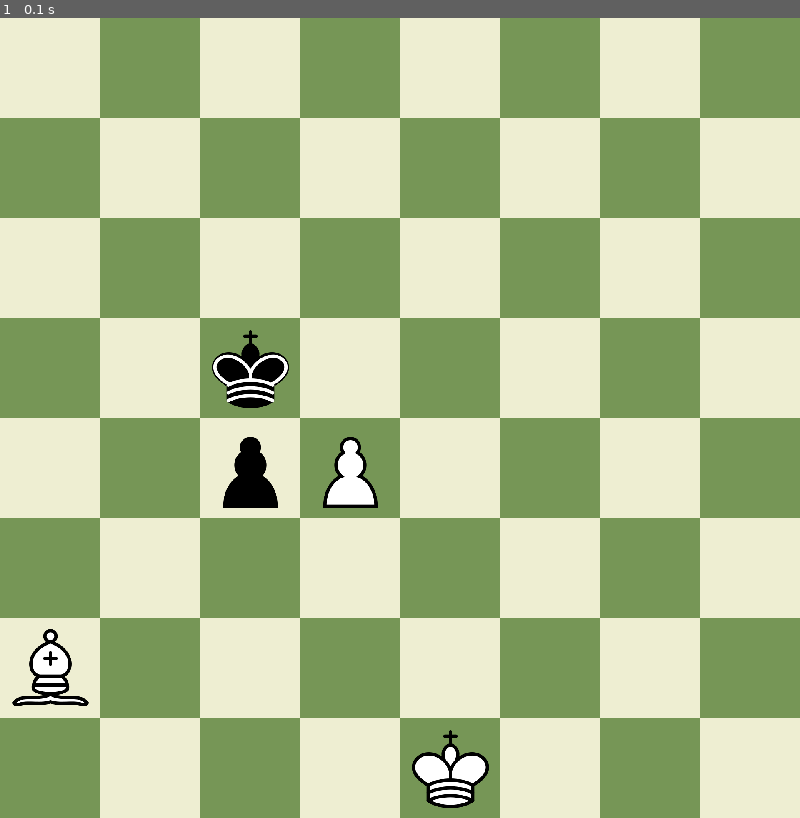
Above: before the commit, frame 1.
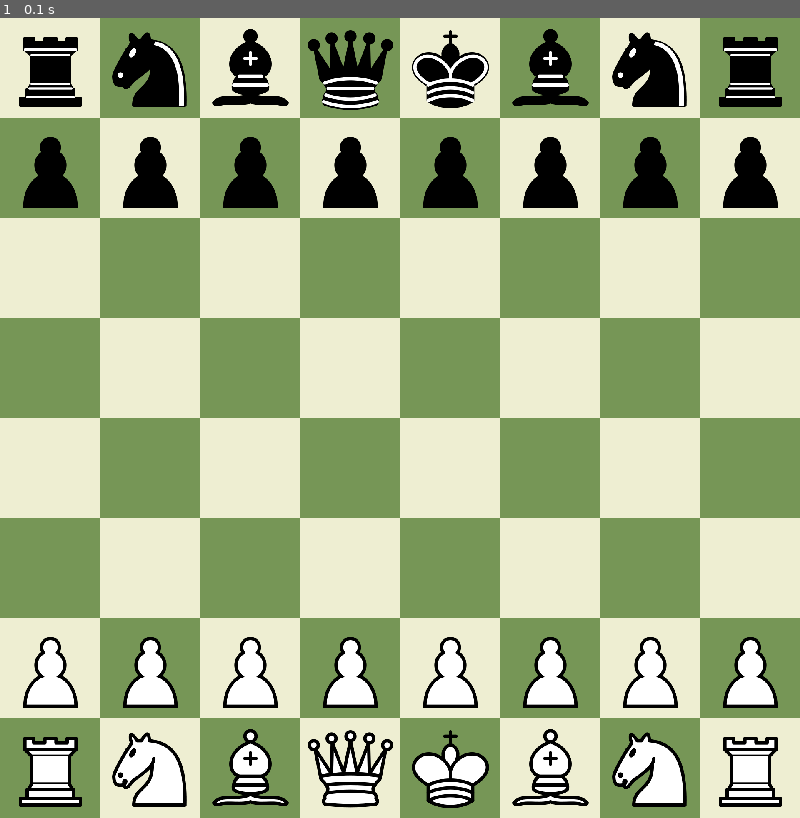
Above: after the commit, the same moment.

Repository: sunton95/Chess_Fun
Game: pygame game, started from board.py
Two runs of this game, one before a commit and one after it. Both use one fixed random seed, a clock stepped at 60 frames per second and the inputs below.
Inputs:
- Up to frame 1 (0.1 s): no input

The runs differ from the first frame. In frame 1, 15% of the frame differs, in the area x 1-98%, y 1-99%.

Commit message:
En passant implemneted

Diff:
--- a/board.py
+++ b/board.py
@@ -32,12 +32,12 @@
     def board_setup(self, FEN_string, images):
         pieces_on_board, side_to_move, casteling_ability, enpassant_target, half_clock, full_clock = FEN_string.split(' ')
 
-        if(enpassant_target != '-'):
-            Pawn.en_passant_target = Position.chess_notation_to_cord(enpassant_target)
-
         self.initialize_casteling(casteling_ability)
         self.initialize_move_number(side_to_move, half_clock, full_clock)
         self.initilize_pieces(images, pieces_on_board)
+
+        if(enpassant_target != '-'):
+            Pawn.en_passant_target = En_passant(Position.chess_notation_to_cord(enpassant_target), self.move_number)
 
     def initialize_casteling(self, casteling_ability):
         for char in casteling_ability:
@@ -98,6 +98,8 @@
 
     #Checks if a piece is clicked if it is it wont be drawn at its location. That pieces drawing is handled by draw_drag function
     def draw_pieces(self, screen, selected_piece):
+        Pawn.move_number = self.move_number
+
         for pieces in self.game_state:
             if pieces != selected_piece:
                 x = (pieces.position.x - 1) * 100
--- a/flags.py
+++ b/flags.py
@@ -9,3 +9,8 @@
         self.white_king_side_castling = white_king_side_castling
         self.black_king_side_castling = black_king_side_castling
         self.black_queen_side_castling = black_queen_side_castling
+
+class En_passant:
+    def __init__(self, target, move_number):
+        self.target = target
+        self.move_number = move_number
--- a/main.py
+++ b/main.py
@@ -18,7 +18,7 @@
 pygame.init()
 
 #A string on how the board will be set up for play
-FEN_string = '8/8/8/2k5/2pP4/8/B7/4K3 b - d3 0 3'
+FEN_string = 'rnbqkbnr/pppppppp/8/8/8/8/PPPPPPPP/RNBQKBNR w KQkq - 0 1'
 
 #resolution of the game
 screen = pygame.display.set_mode((800, 800))
--- a/pieces/pawn.py
+++ b/pieces/pawn.py
@@ -8,11 +8,14 @@
 # =============================================================================
 # Imports
 from .pieces_main import Pieces
+from flags import En_passant
 from postition import Position
 # =============================================================================
 
 class Pawn(Pieces):
-    en_passant_target = None
+
+    en_passant_target = En_passant(None, None)
+    move_number = None
 
     def move(self, cord, game_state):
         if self.color == "White":
@@ -23,7 +26,8 @@
             if(self.position.y == 2):
                 moves.append(Position(0,2))
 
-            return self.pawn_move(cord, list, moves)
+            return self.pawn_move(cord, game_state, moves)
+
         elif self.color == "Black":
             moves = [Position(0, -1),
                      Position(1, -1),
@@ -32,13 +36,52 @@
             if(self.position.y == 7):
                 moves.append(Position(0,-2))
 
-            return self.pawn_move(cord, list, moves)
+            return self.pawn_move(cord, game_state, moves)
 
-    def pawn_move(self, cord, list, moves):
+    def pawn_move(self, cord, game_state, moves):
         available_moves = []
 
-        for move in moves:
-            available_moves.append(Position((self.position.x + move.x), (self.position.y + move.y)))
+        available_moves.append(Position((self.position.x + moves[0].x), (self.position.y + moves[0].y)))
 
-        self.piece_take(cord, list, available_moves)
+        if(len(moves) == 4):
+            available_moves.append(Position((self.position.x + moves[3].x), (self.position.y + moves[3].y)))
+            if((moves[3] + self.position) == cord):
+                if(self.color == "White"):
+                    Pawn.en_passant_target = En_passant((cord + Position(0, -1)), Pawn.move_number)
+                elif(self.color == "Black"):
+                    Pawn.en_passant_target = En_passant((cord + Position(0, 1)), Pawn.move_number)
+
+        for piece in game_state:
+            if((moves[0] + self.position) == piece.position):
+               available_moves.remove(Position((self.position.x + moves[0].x), (self.position.y + moves[0].y)))
+            elif((moves[1] + self.position) == piece.position and piece.color != self.color):
+                 available_moves.append(Position((self.position.x + moves[1].x), (self.position.y + moves[1].y)))
+            elif((moves[2] + self.position) == piece.position and piece.color != self.color):
+                available_moves.append(Position((self.position.x + moves[2].x), (self.position.y + moves[2].y)))
+            elif(len(moves) == 4):
+                if((moves[3] + self.position) == piece.position or (moves[0] + self.position) == piece):
+                    available_moves.remove(Position((self.position.x + moves[3].x), (self.position.y + moves[3].y)))
+
+        #Todo update en passant square
+        #Add takes on en pessant
+        if(Pawn.en_passant_target.target == (moves[1] + self.position)):
+            if((Pawn.en_passant_target.move_number + 1) == (Pawn.move_number)):
+                available_moves.append(moves[1] + self.position)
+
+        elif(Pawn.en_passant_target.target == (moves[2] + self.position)):
+            if((Pawn.en_passant_target.move_number + 1) == (Pawn.move_number)):
+                available_moves.append(moves[2] + self.position)
+
+        for move in available_moves:
+            if(move == Pawn.en_passant_target.target and move == cord):
+                for piece in game_state:
+                    if(piece.position == (cord + Position(0, 1)) or piece.position == (cord + Position(0, -1))):
+                        game_state.remove(piece)
+                        self.position = cord
+                return None
+
+        print(Pawn.en_passant_target.target, Pawn.move_number, Pawn.en_passant_target.move_number)
+
+
+        self.piece_take(cord, game_state, available_moves)
         return available_moves
--- a/postition.py
+++ b/postition.py
@@ -5,6 +5,9 @@
 
     def __str__(self):
         return "x = {:2}, y =  {:2}".format(self.x, self.y)
+
+    def __add__(self, other):
+        return Position((self.x + other.x), (self.y + other.y))
 
     def convert_coordinates(self):
         return self.x + ((self.y - 1) * 8) - 1
